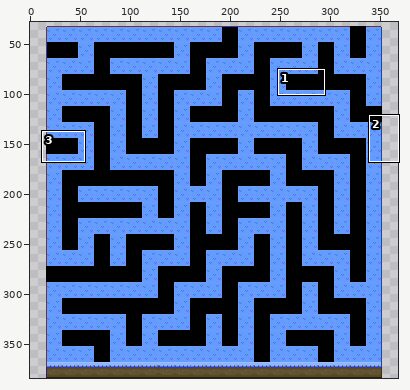
Sprite sheet, stored at assets/images/maps/maze.png. Above, an overview of the earlier version with the close-up marked.
Close-up. Old version:
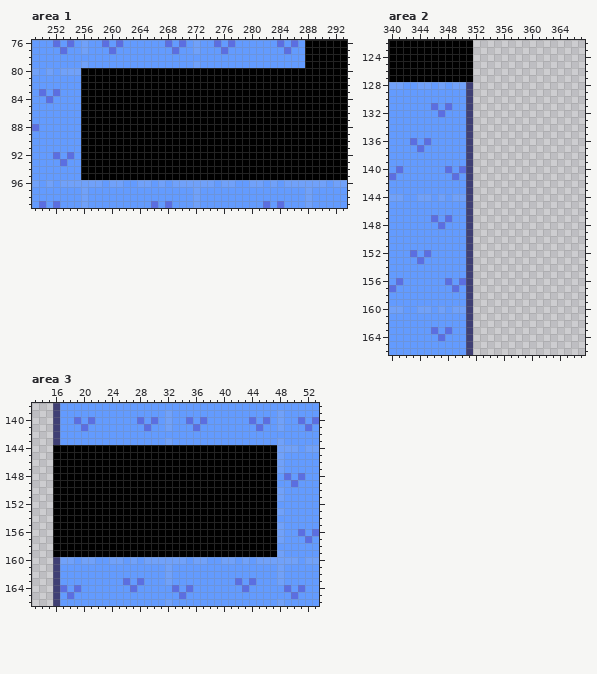
The file is 368x384 pixels. Shown: area 1: x 249..293, y 76..99; area 2: x 340..367, y 122..166; area 3: x 13..53, y 138..166. The wide view leaves out empty margins. The commit also changed other parts of the picture, which this record leaves out.
The same view after the edit:
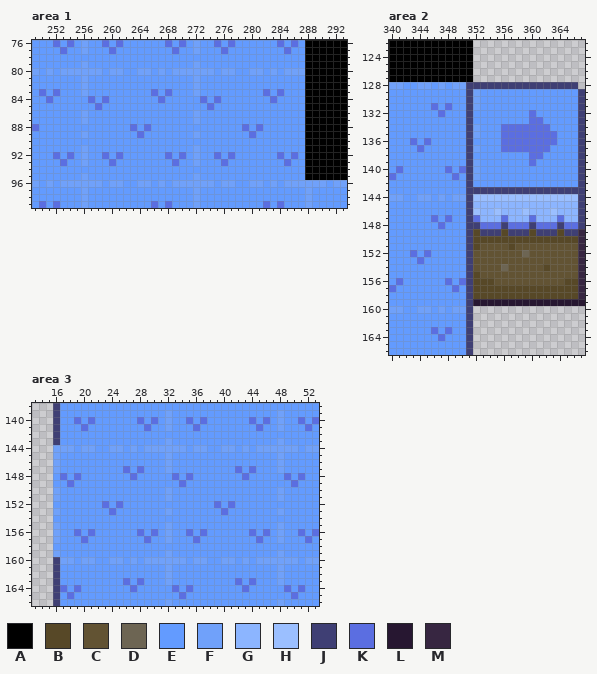
Palette (. is transparent): A #000000  B #574827  C #625333  D #6d6553  E #639bff  F #70a1fa  G #8cb5ff  H #9bbfff  J #3f3f74  K #5b6ee1  L #271731  M #372641
Change:
Changed rows in their new state; - is an unchanged pixel.
Area 1:
first column x 256:
 80 FFFEFFEEFFEFEFFFFFFEFFEEFFEFEFFF
 81 FEEEEEEEEEEEEEEEFEEEEEEEEEEEEEEE
 82 FEEEEEEEEEEEEEEEFEEEEEEEEEEEEEEE
 83 FEEEEEEEEEKEKEEEFEEEEEEEEEKEKEEE
 84 EKEKEEEEEEEKEEEEEKEKEEEEEEEKEEEE
 85 EEKEEEEEEEEEEEEEEEKEEEEEEEEEEEEE
 86 FEEEEEEEEEEEEEEEFEEEEEEEEEEEEEEE
 87 FEEEEEEEEEEEEEEEFEEEEEEEEEEEEEEE
 88 EEEEEEEKEKEEEEEEEEEEEEEKEKEEEEEE
 89 FEEEEEEEKEEEEEEEFEEEEEEEKEEEEEEE
 90 EEEEEEEEEEEEEEEEEEEEEEEEEEEEEEEE
 91 FEEEEEEEEEEEEEEEFEEEEEEEEEEEEEEE
 92 FEEKEKEEEEEEKEKEFEEKEKEEEEEEKEKE
 93 FEEEKEEEEEEEEKEEFEEEKEEEEEEEEKEE
 94 EEEEEEEEEEEEEEEEEEEEEEEEEEEEEEEE
 95 FEEEEEEEEEEEEEEEFEEEEEEEEEEEEEEE
Area 2:
first column x 352:
128 JJJJJJJJJJJJJJJ-
129 FEEEEEEEEEEEEEEJ
130 FEEEEEEEEEEEEEEJ
131 FEEEEEEEEEEEEEEJ
132 EEEEEEEEKEEEEEEJ
133 EEEEEEEEKKEEEEEJ
134 FEEEKKKKKKKEEEEJ
135 FEEEKKKKKKKKEEEJ
136 EEEEKKKKKKKKEEEJ
137 FEEEKKKKKKKEEEEJ
138 EEEEEEEEKKEEEEEJ
139 FEEEEEEEKEEEEEEJ
140 FEEEEEEEEEEEEEEJ
141 FEEEEEEEEEEEEEEJ
142 EEEEEEEEEEEEEEEJ
143 JJJJJJJJJJJJJJJJ
144 HHHHHHHHHHHHHHHJ
145 GGGGGGGGGGGGGGGJ
146 HGGHGGGHGGGHGGGJ
147 KGGGKGGGKGGGKGGJ
148 JKKKJKKKJKKKJKKJ
149 BJJJBJJJBJJJBJJM
150 BBBBBBBBBBBBBBBM
151 BCCCCBCCCCCCCCCM
152 CCCCCCCDCCCCCCCM
153 CCCCCCCCCCCCCCCM
154 CCCCDCCCCCBCCCCM
155 BCCCCCCCCCCCCCCM
156 BBBCCCCCCCCCCBBM
157 BBBBBBBBBBBBBBBM
158 BBBBBBBBBBBBBBBM
159 LLLLLLLLLLLLLLLL
Area 3:
first column x 16:
144 FFFEFFEEFFEFEFFFFFFEFFEEFFEFEFFF
145 FEEEEEEEEEEEEEEEFEEEEEEEEEEEEEEE
146 FEEEEEEEEEEEEEEEFEEEEEEEEEEEEEEE
147 FEEEEEEEEEKEKEEEFEEEEEEEEEKEKEEE
148 EKEKEEEEEEEKEEEEEKEKEEEEEEEKEEEE
149 EEKEEEEEEEEEEEEEEEKEEEEEEEEEEEEE
150 FEEEEEEEEEEEEEEEFEEEEEEEEEEEEEEE
151 FEEEEEEEEEEEEEEEFEEEEEEEEEEEEEEE
152 EEEEEEEKEKEEEEEEEEEEEEEKEKEEEEEE
153 FEEEEEEEKEEEEEEEFEEEEEEEKEEEEEEE
154 EEEEEEEEEEEEEEEEEEEEEEEEEEEEEEEE
155 FEEEEEEEEEEEEEEEFEEEEEEEEEEEEEEE
156 FEEKEKEEEEEEKEKEFEEKEKEEEEEEKEKE
157 FEEEKEEEEEEEEKEEFEEEKEEEEEEEEKEE
158 EEEEEEEEEEEEEEEEEEEEEEEEEEEEEEEE
159 FEEEEEEEEEEEEEEEFEEEEEEEEEEEEEEE
